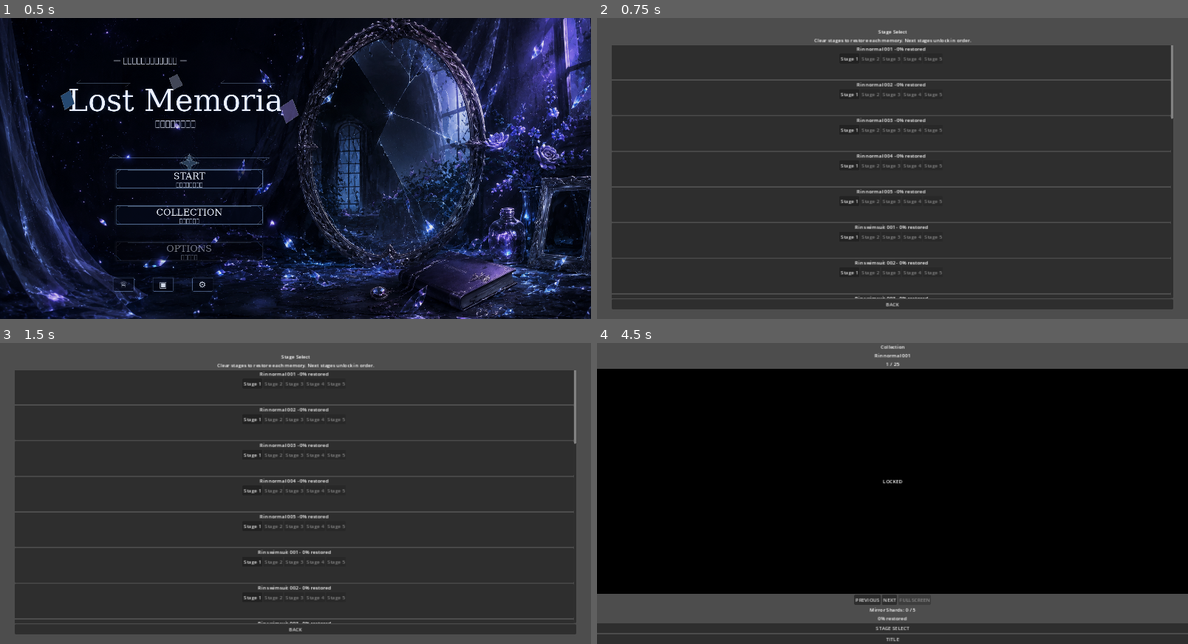
Above: before the commit, frames 1-4 (two rows, left to right).
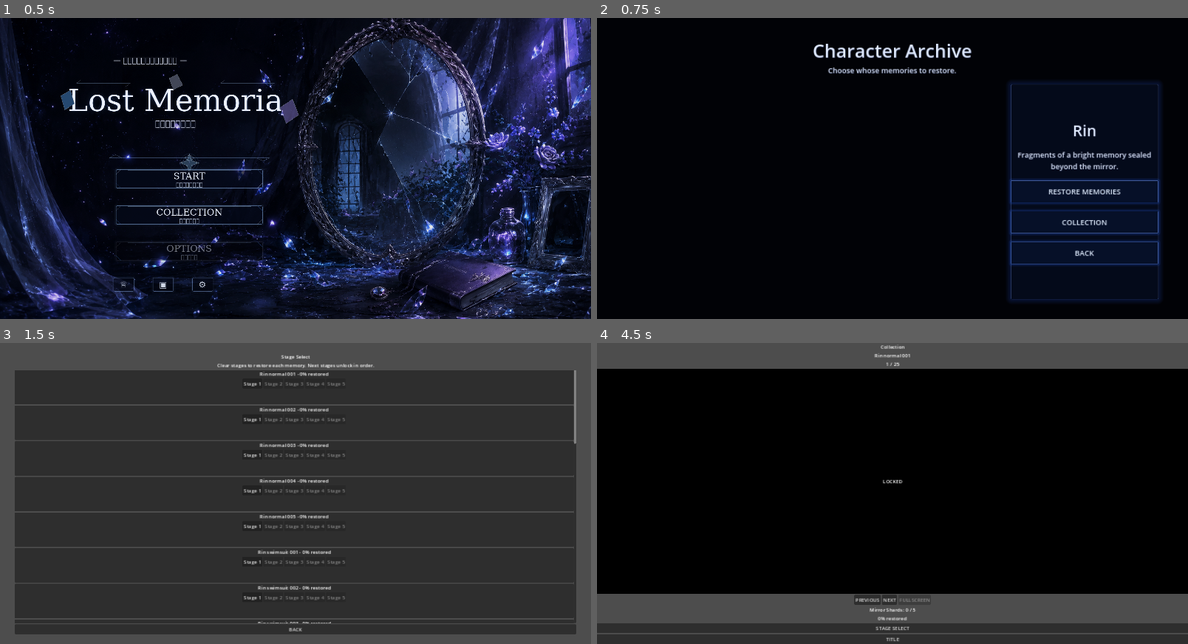
Above: after the commit, the same moments.

Repository: uzupiyo/Lost-Memoria
Game: Godot game, scene res://scenes/title/title.tscn
Two runs of this game, one before a commit and one after it. Both use one fixed random seed, a clock stepped at 60 frames per second and the inputs below.
Inputs (mouse positions are in pixels of both pictures, inside the frame that each line leads up to):
- Up to frame 1 (0.5 s): no input
- Up to frame 2 (0.75 s): click (786, 177) at 0.5 s
- Up to frame 3 (1.5 s): click (490, 517) at 1.25 s, where only the run after the commit has a clickable "RESTORE MEMORIES"
- Up to frame 4 (4.5 s): click "BACK" at 2 s; click (786, 502) at 2.75 s; click "BACK" at 3.5 s; click (786, 538) at 4.25 s

Frame 1 is identical in both runs. In frame 2, 100% of the frame differs, in the area x 0-100%, y 0-100%; in frame 3, less than 0.1%; in frame 4, nothing differs.
Error after the commit: Invalid access to property or key 'theme_override_font_sizes' on a base object of type 'Label'. (res://scripts/character_select.gd:59)

Commit message:
Route start to character select

Diff:
--- a/scripts/title_screen.gd
+++ b/scripts/title_screen.gd
@@ -1,7 +1,7 @@
 extends Control
 
 func _on_start_pressed() -> void:
-	get_tree().change_scene_to_file("res://scenes/stage_select/stage_select.tscn")
+	get_tree().change_scene_to_file("res://scenes/character_select/character_select.tscn")
 
 func _on_collection_pressed() -> void:
 	get_tree().change_scene_to_file("res://scenes/collection/collection.tscn")
